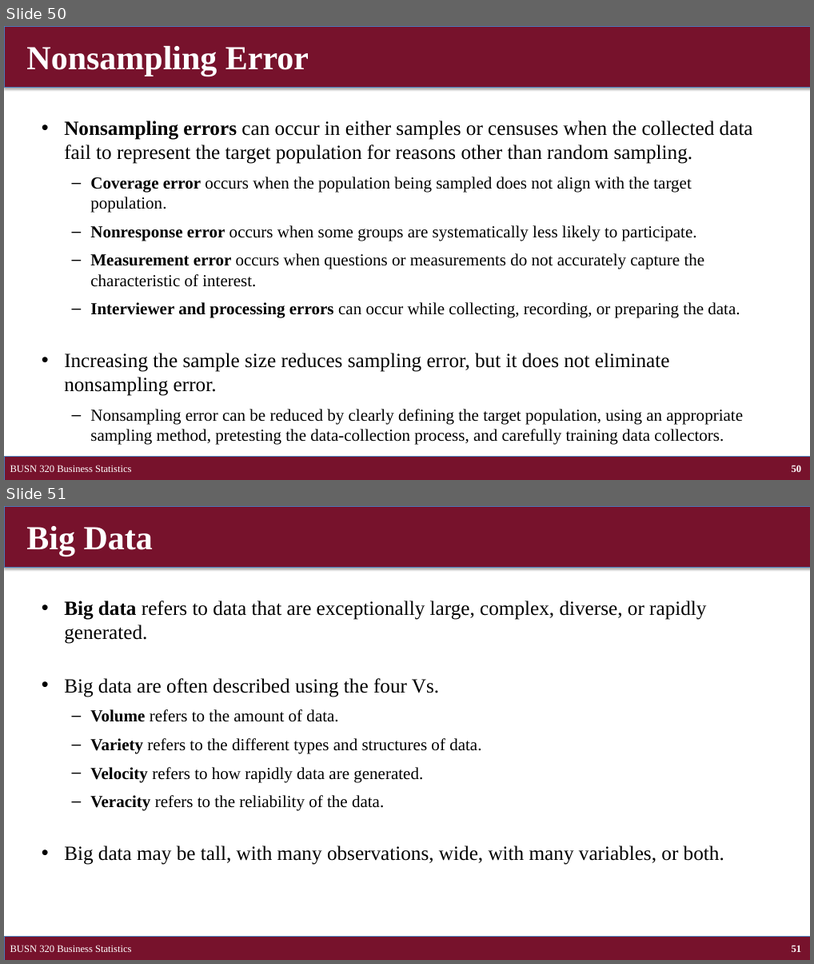
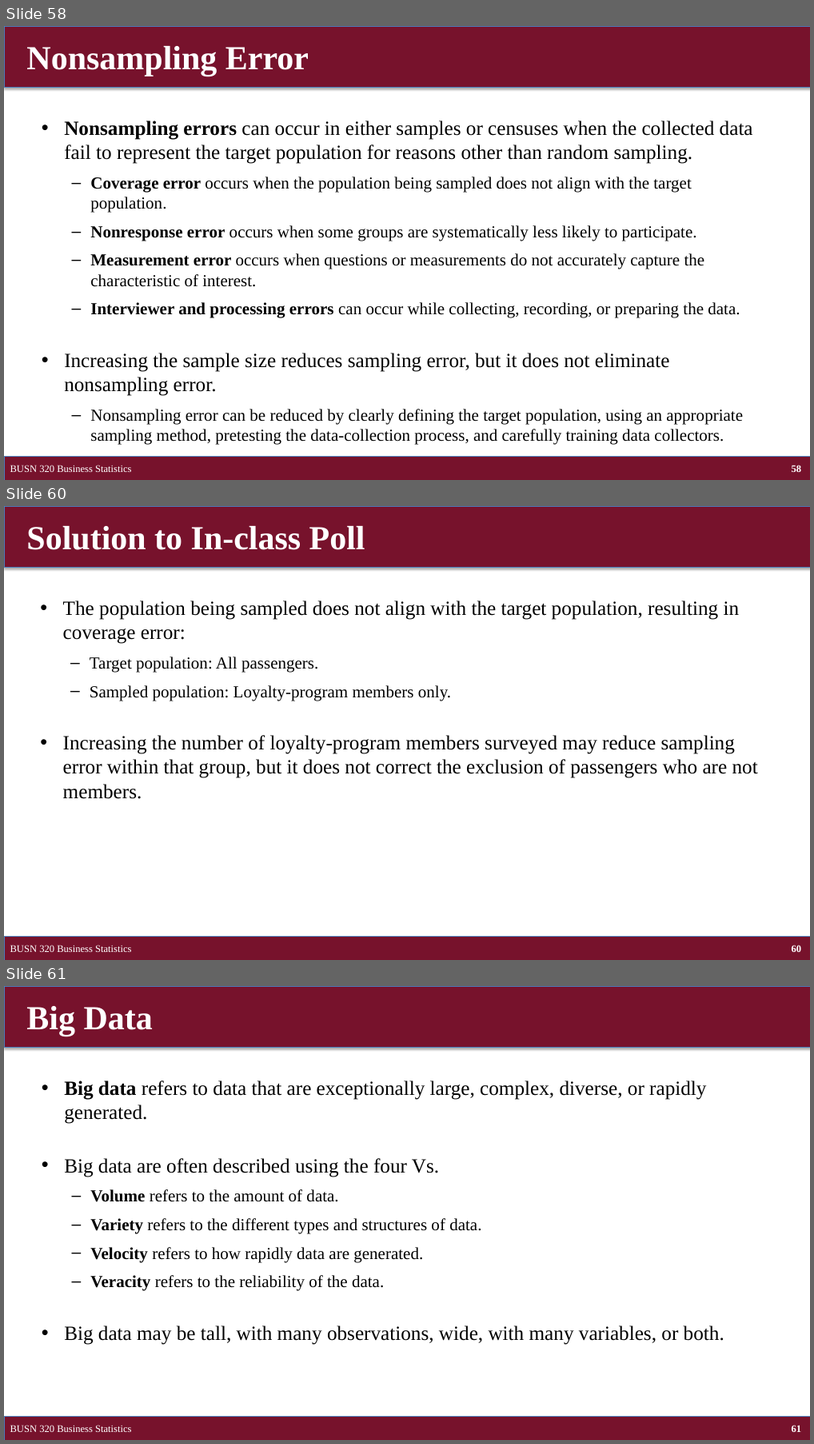
Before and after one commit to brianhwpark/brianhwpark.github.io, a slide deck: files/teaching-resources/concordiacollege-busn-320/busn-320-lecture-note/busn320-ch07.pptx. Shown one above the other, each under a label of ours: slides 50 and 51 before the commit, slides 58, 60 and 61 after it; the slides between them are not shown. The pictures are 814x964 and 814x1444 pixels, drawn with LibreOffice and Linux fonts; fonts in the diff are those of the drawing. Boxes give left, top, right and bottom in pixels: in the first picture for what was removed or moved away, otherwise in the second. Text is boxed around its words. In the diff, an @@ line names an element or a change of style, - is before the commit and + after.

```diff
--- a/files/teaching-resources/concordiacollege-busn-320/busn-320-lecture-note/busn320-ch07.pptx
+++ b/files/teaching-resources/concordiacollege-busn-320/busn-320-lecture-note/busn320-ch07.pptx
@@ slide 60 added at [4, 506, 810, 960], background #FFFFFF @@
@@ rectangle added at [4, 506, 810, 567], fill #77122C, outline #4B7EBC 0.75 pt @@
@@ title added at [26, 526, 366, 550], 40 pt, text #FFFFFF, bold @@
+Solution to In-class Poll
@@ text added at [63, 600, 758, 799], 24 pt, text #000000 @@
+• The population being sampled does not align with the target population, resulting in coverage error:
+  – Target population: All passengers.
+  – Sampled population: Loyalty-program members only.
+• Increasing the number of loyalty-program members surveyed may reduce sampling error within that group, but it does not correct the exclusion of passengers who are not members.
@@ rectangle added at [4, 936, 810, 960], fill #77122C, outline #4B7EBC 0.75 pt @@
@@ text added at [10, 944, 131, 952], 12 pt, text #FFFFFF @@
+BUSN 320 Business Statistics
@@ page number added at [792, 944, 802, 952], 12 pt, text #FFFFFF, bold @@
+60
@@ what was slide 50 is now slide 58 @@
@@ what was slide 51 is now slide 61 @@
@@ page number at [792, 1424, 802, 1432]: text changed @@
-51
+61
```
Also in this commit, not shown: 1 slide changed, 9 other slides added, 15 other files.
